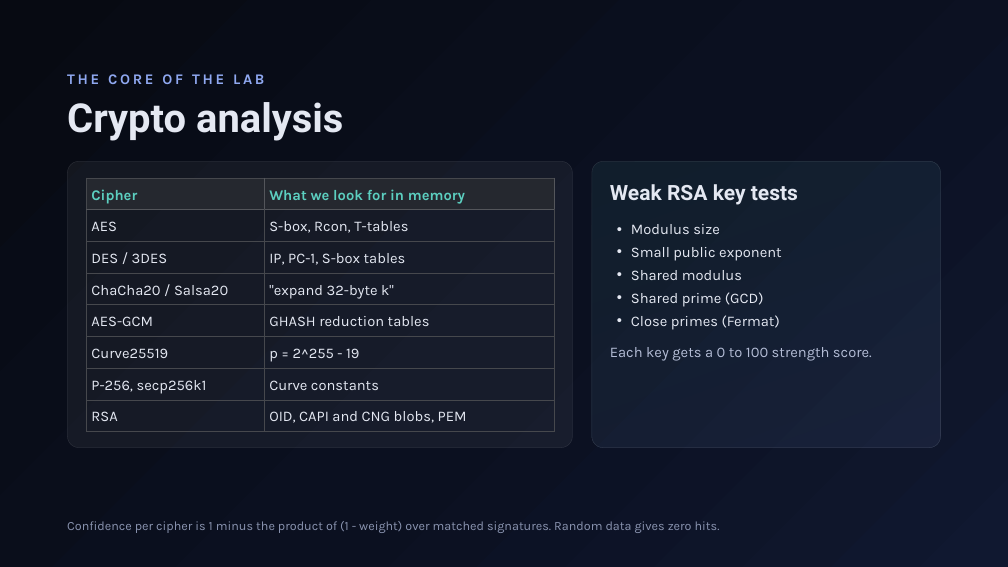
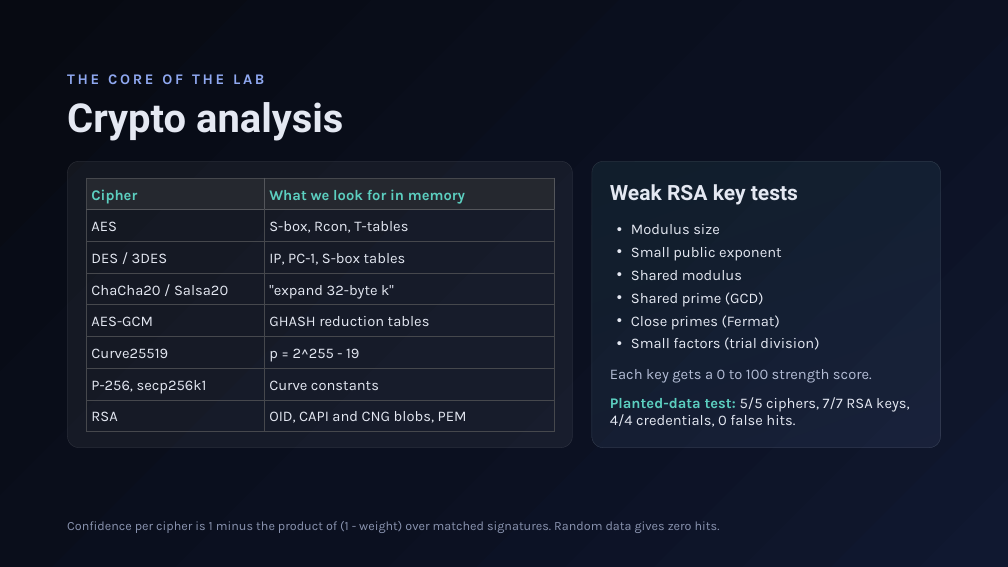
Before and after one commit to HalcyonVector/Triageguard, a slide deck: slide 4 of TriageGuard Progress Evaluation.pptx. Drawn at 1008x567 pixels with LibreOffice and Linux fonts; fonts in the diff are those of the drawing. Boxes give left, top, right and bottom in pixels: in the first picture for what was removed or moved away, otherwise in the second. Text is boxed around its words. In the diff, an @@ line names an element or a change of style, - is before the commit and + after.

Commit message:
Deck: GitHub link, sixth RSA test, planted-data results, contribution slide

```diff
--- a/TriageGuard Progress Evaluation.pptx
+++ b/TriageGuard Progress Evaluation.pptx
@@ text at (631, 337, 819, 350): paragraph added @@
+• Small factors (trial division)
@@ text "Each key gets a 0 ...": place and size @@
-text "Each key gets a 0 ..." at (610, 347, 872, 361)
+text "Each key gets a 0 ..." at (610, 369, 872, 383)
@@ text added at (610, 397, 909, 427), 14 pt, text #E4E8F2 @@
+Planted-data test: 5/5 ciphers, 7/7 RSA keys, 4/4 credentials, 0 false hits.
```
Also in this commit, not shown: 2 other slides changed, 1 slide added.
